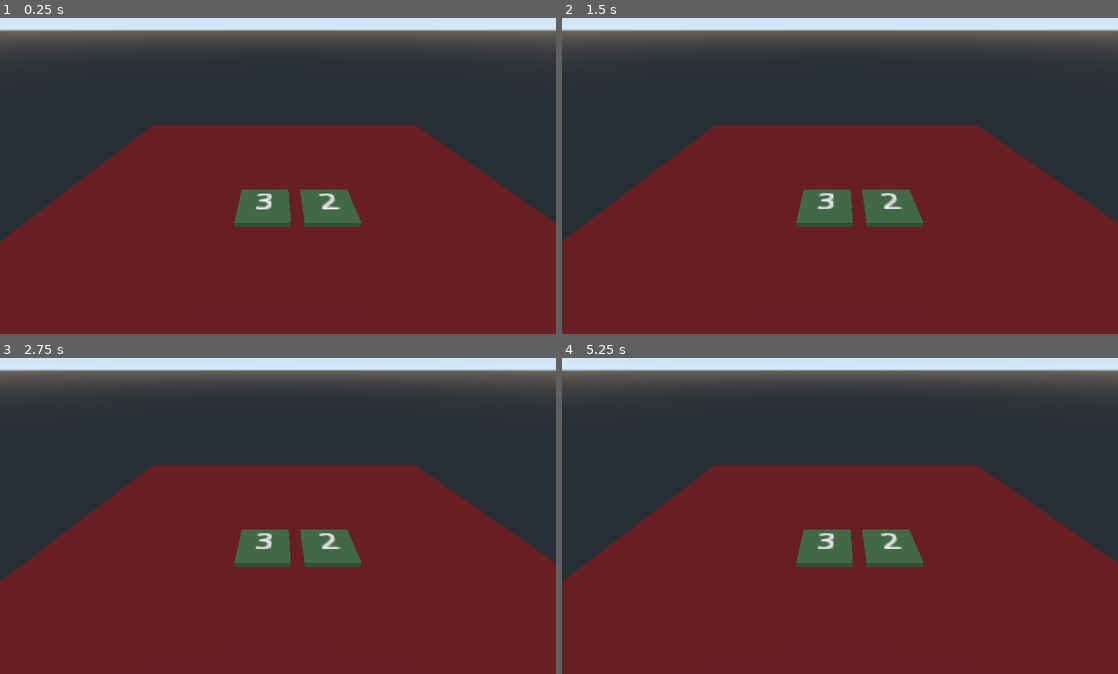
Above: before the commit, frames 1-4 (two rows, left to right).
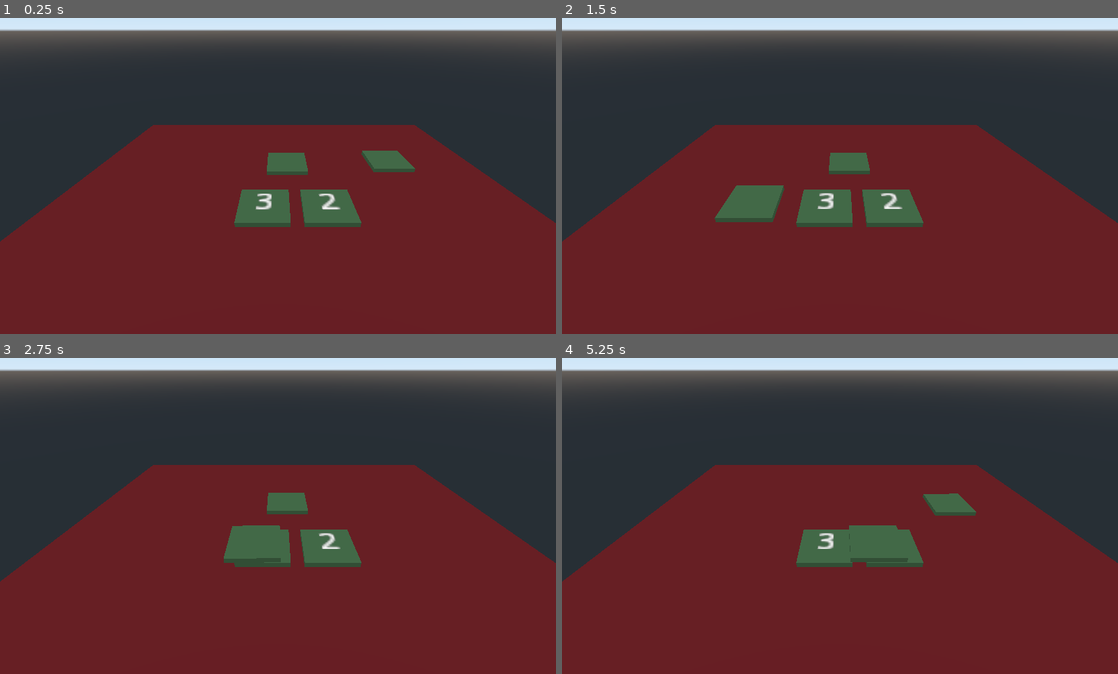
Above: after the commit, the same moments.

Repository: njj-abs/godot-merge-tile
Game: Godot game, scene res://3D/physics/DragAndDrop.tscn
The game is run twice, just before and just after one commit, with the same random seed, the same clock (stepped at 60 frames per second) and the same inputs. This scene is started directly instead of the project's main scene.
Inputs (mouse positions are in pixels of both pictures, inside the frame that each line leads up to):
- Up to frame 1 (0.25 s): no input
- Up to frame 2 (1.5 s): tap Enter at 0.5 s; move the mouse to (962, 153) at 0.52 s; click (962, 153) at 0.67 s; tap Space at 1.25 s; drag from (728, 188) to (812, 236) at 1.27 s
- Up to frame 3 (2.75 s): tap Enter at 2 s; move the mouse to (333, 440) at 2.02 s; click (333, 440) at 2.17 s
- Up to frame 4 (5.25 s): tap Space at 2.75, 5 s; drag from (812, 576) to (673, 462) at 2.77 s; move the mouse to (1006, 560) at 3.52 s; click (1006, 560) at 3.67 s; tap Enter at 4.25 s; drag from (673, 462) to (756, 430) at 4.27 s; move the mouse to (867, 512) at 5.02 s; click (867, 512) at 5.17 s

The runs differ from the first frame. In frame 1, 1.0% of the frame differs, in the area x 48-75%, y 41-50%; in frame 2, 1.6%, in the area x 27-56%, y 42-65%; in frame 3, 1.0%; in frame 4, 1.1%.

Commit message:
Changed the default tile position.

Diff:
--- a/3D/physics/DragAndDrop.tscn
+++ b/3D/physics/DragAndDrop.tscn
@@ -18,12 +18,11 @@
 transform = Transform( 1, 0, 0, 0, 0.853914, 0.520414, 0, -0.520414, 0.853914, -0.453, 6.21, 7.069 )
 
 [node name="Tile" parent="." instance=ExtResource( 3 )]
-transform = Transform( 1, 0, 0, 0, 1, 0, 0, 0, 1, 5.28965, 0.1, 0 )
-visible = false
+transform = Transform( 1, 0, 0, 0, 1, 0, 0, 0, 1, 5.28965, 0.1, -3.72262 )
+mass = 1.0
 
 [node name="Tile2" parent="." instance=ExtResource( 3 )]
-transform = Transform( 1, 0, 0, 0, 1, 0, 0, 0, 1, 0.00404263, 0.1, -3.16094 )
-visible = false
+transform = Transform( 1, 0, 0, 0, 1, 0, 0, 0, 1, 0.00404263, 0.1, -3.51251 )
 
 [node name="Floor" type="KinematicBody" parent="."]
 transform = Transform( 10, 0, 0, 0, 5, 0, 0, 0, 10, 0, 0, 0 )
